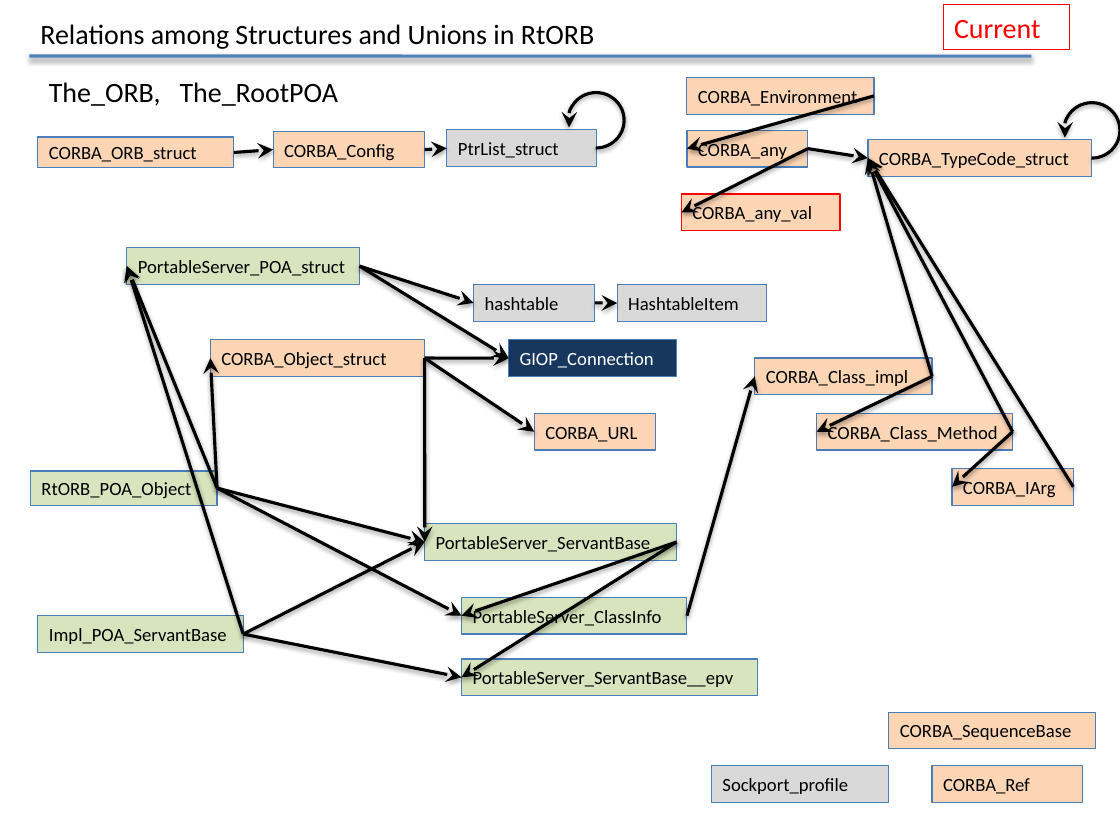
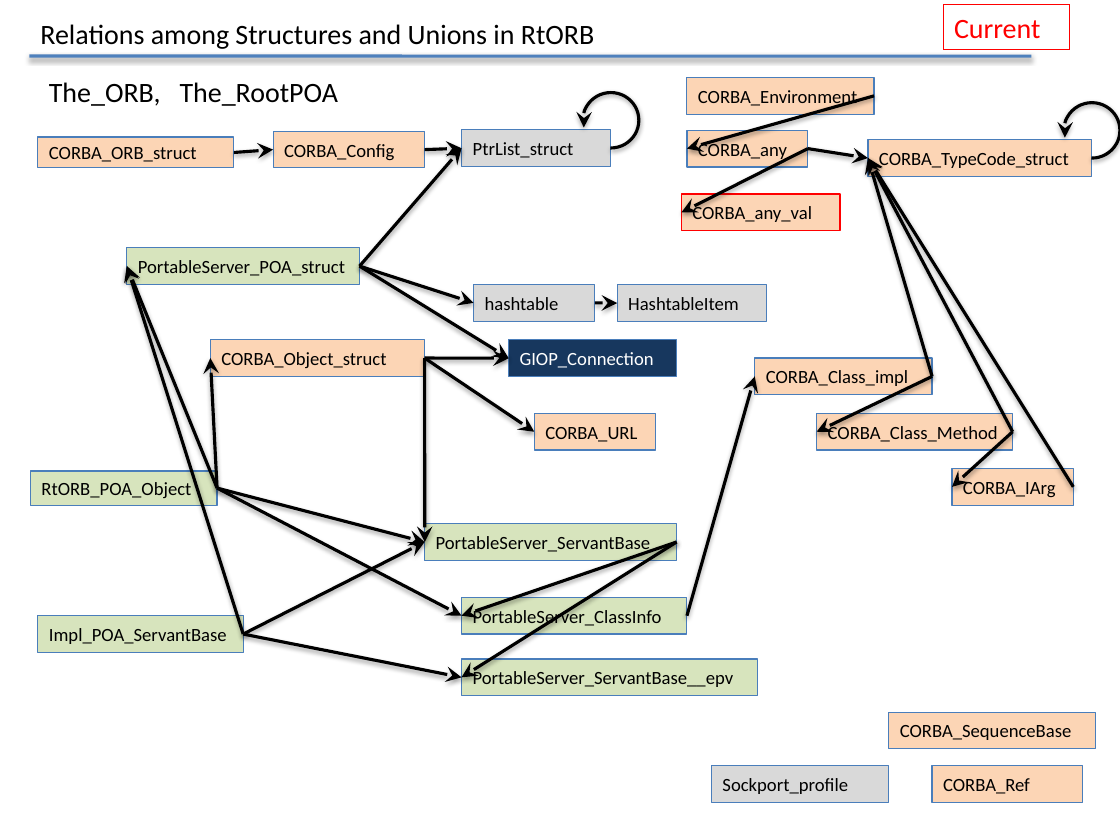
Before and after one commit to haraisao/OpenRTM-aist-C, a slide deck: slide 9 of doc/RtORB-struct-defs2.pptx. Drawn at 1120x840 pixels with LibreOffice and Linux fonts; fonts in the diff are those of the drawing. Boxes give left, top, right and bottom in pixels: in the first picture for what was removed or moved away, otherwise in the second. Text is boxed around its words. In the diff, an @@ line names an element or a change of style, - is before the commit and + after.

Commit message:
devel 02/10 16:43

```diff
--- a/doc/RtORB-struct-defs2.pptx
+++ b/doc/RtORB-struct-defs2.pptx
@@ arc (boxed as its full ellipse): place and size @@
-arc (boxed as its full ellipse) at bbox=[568, 93, 624, 148]
+arc (boxed as its full ellipse) at bbox=[582, 93, 638, 148]
@@ arrow added from (360, 267) to (461, 148), #000000 2 pt @@
@@ arrow moved from (424, 150) - (447, 148) to (424, 150) - (461, 148) @@
@@ rectangle "PtrList_struct": place and size @@
-rectangle "PtrList_struct" at bbox=[447, 130, 596, 167]
+rectangle "PtrList_struct" at bbox=[461, 130, 610, 167]
```
